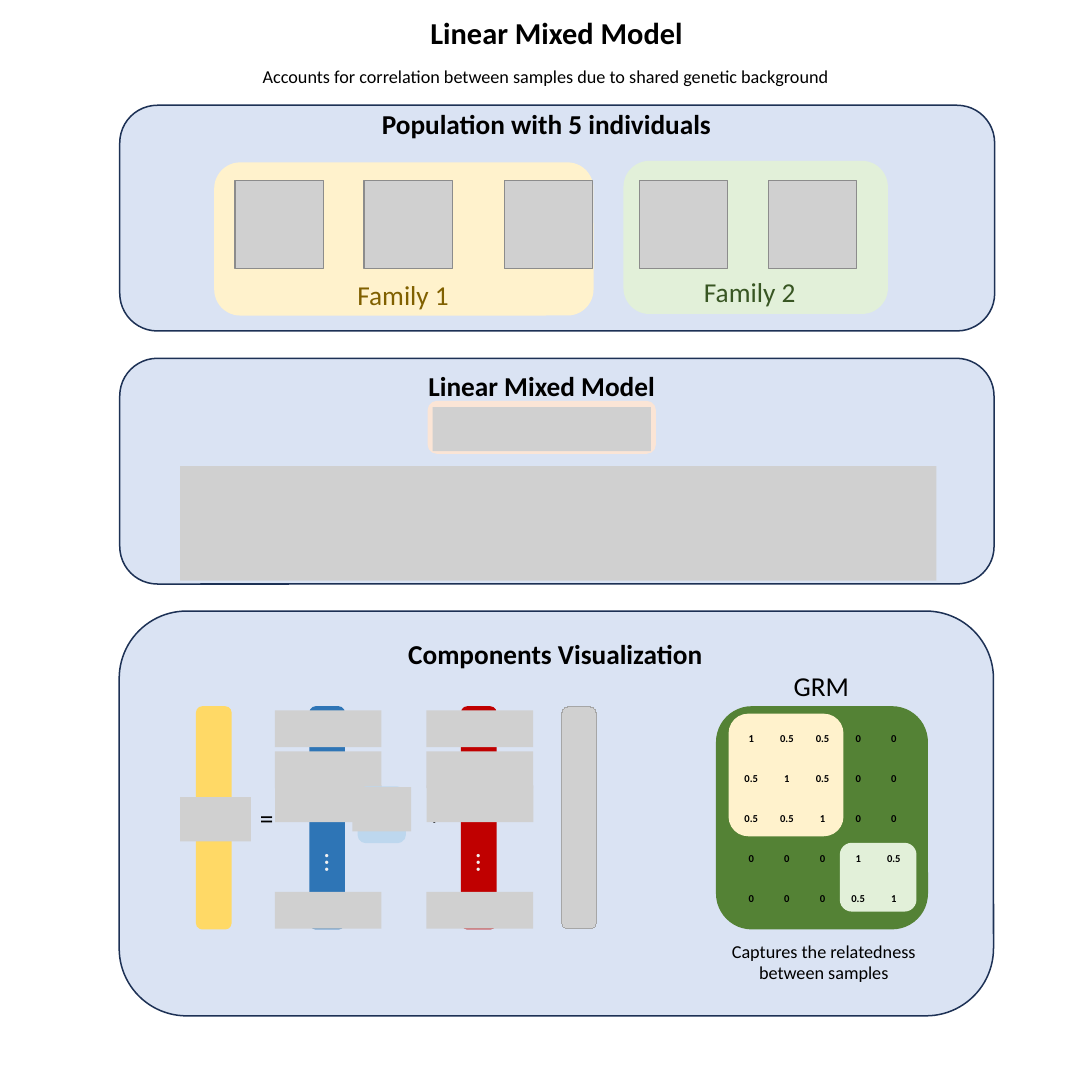
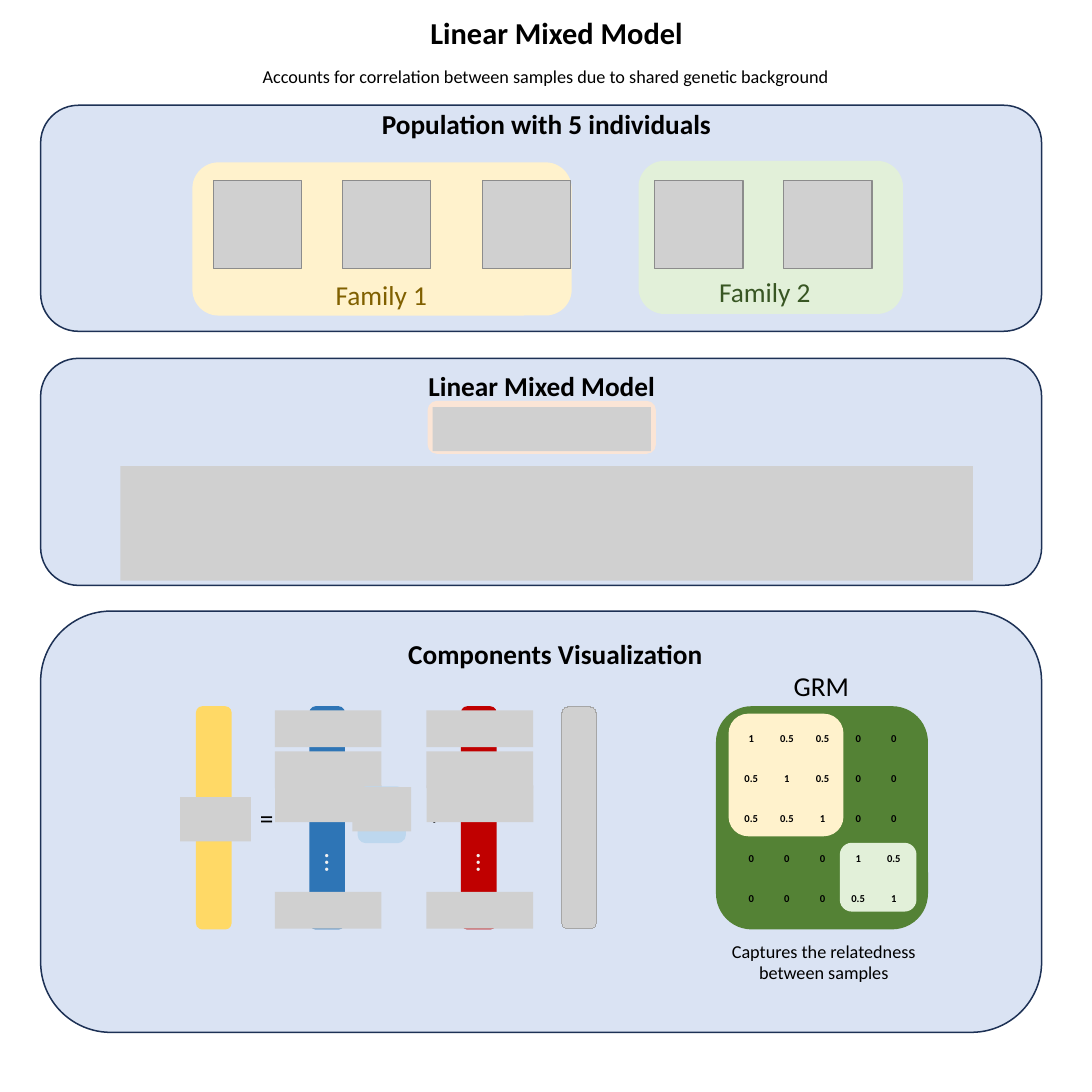
Before and after one commit to StatFunGen/statgen-prerequisites, a slide deck: slide 13 of graphical_summary/slides.pptx. Drawn at 1092x1092 pixels with LibreOffice and Linux fonts; fonts in the diff are those of the drawing; grey boxes stand for pictures. Boxes give left, top, right and bottom in pixels: in the first picture for what was removed or moved away, otherwise in the second. Text is boxed around its words. In the diff, an @@ line names an element or a change of style, - is before the commit and + after.

```diff
--- a/graphical_summary/slides.pptx
+++ b/graphical_summary/slides.pptx
@@ rounded rectangle: place and size @@
-rounded rectangle at [120,105,995,331]
+rounded rectangle at [40,105,1042,331]
@@ 3 pictures, 1 text, 1 rounded rectangle: place and size @@
-3 pictures, 1 text, 1 rounded rectangle at [215,163,593,314]
+3 pictures, 1 text, 1 rounded rectangle at [193,163,571,314]
@@ 2 pictures, 1 text, 1 rounded rectangle: place and size @@
-2 pictures, 1 text, 1 rounded rectangle at [625,162,888,313]
+2 pictures, 1 text, 1 rounded rectangle at [639,162,902,313]
@@ rounded rectangle: place and size @@
-rounded rectangle at [120,358,995,584]
+rounded rectangle at [40,358,1042,585]
@@ picture: place and size @@
-picture at [180,466,937,581]
+picture at [120,466,973,581]
@@ rounded rectangle: place and size @@
-rounded rectangle at [119,612,994,1017]
+rounded rectangle at [40,612,1042,1033]
```
Also in this commit, not shown: 4 other slides changed, 2 slides added, 2 slides removed, 26 other files.
